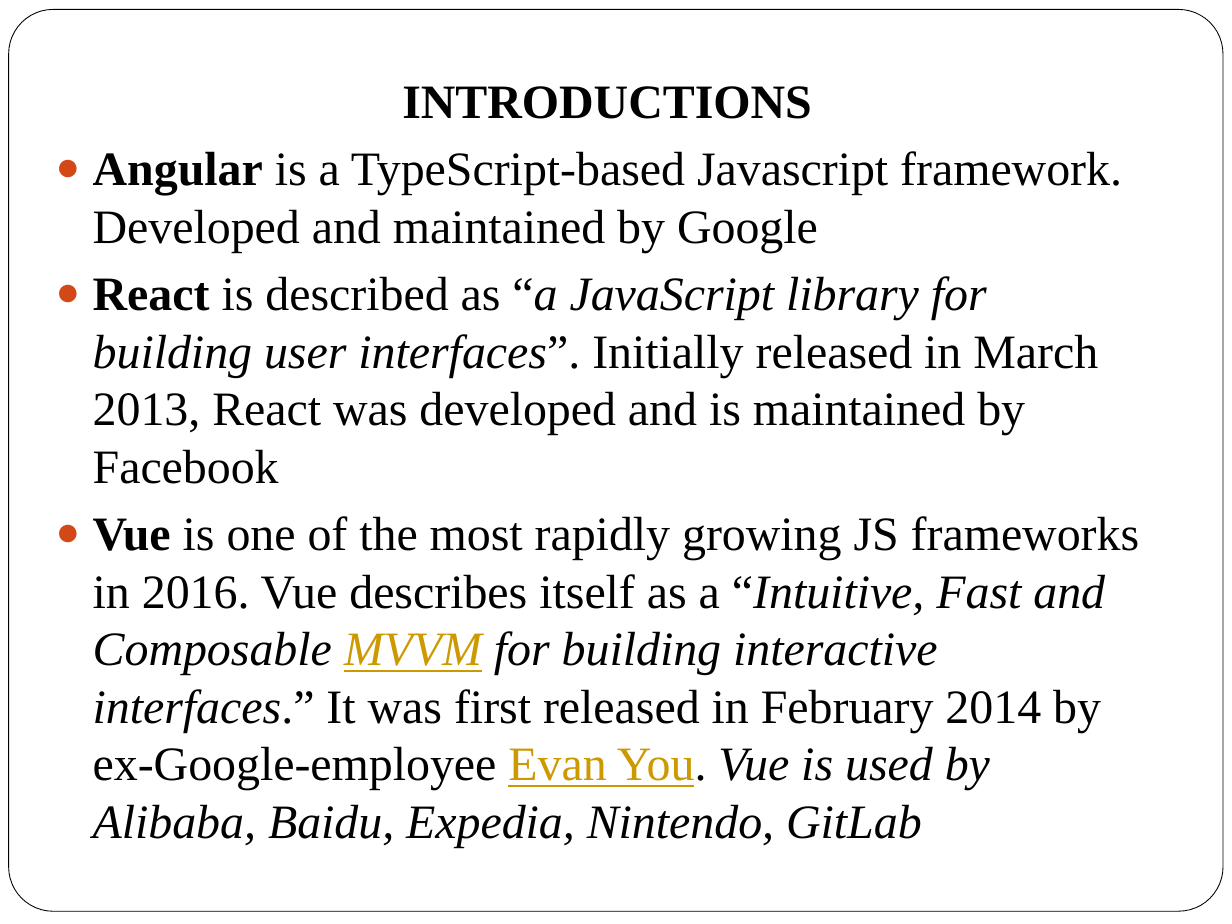
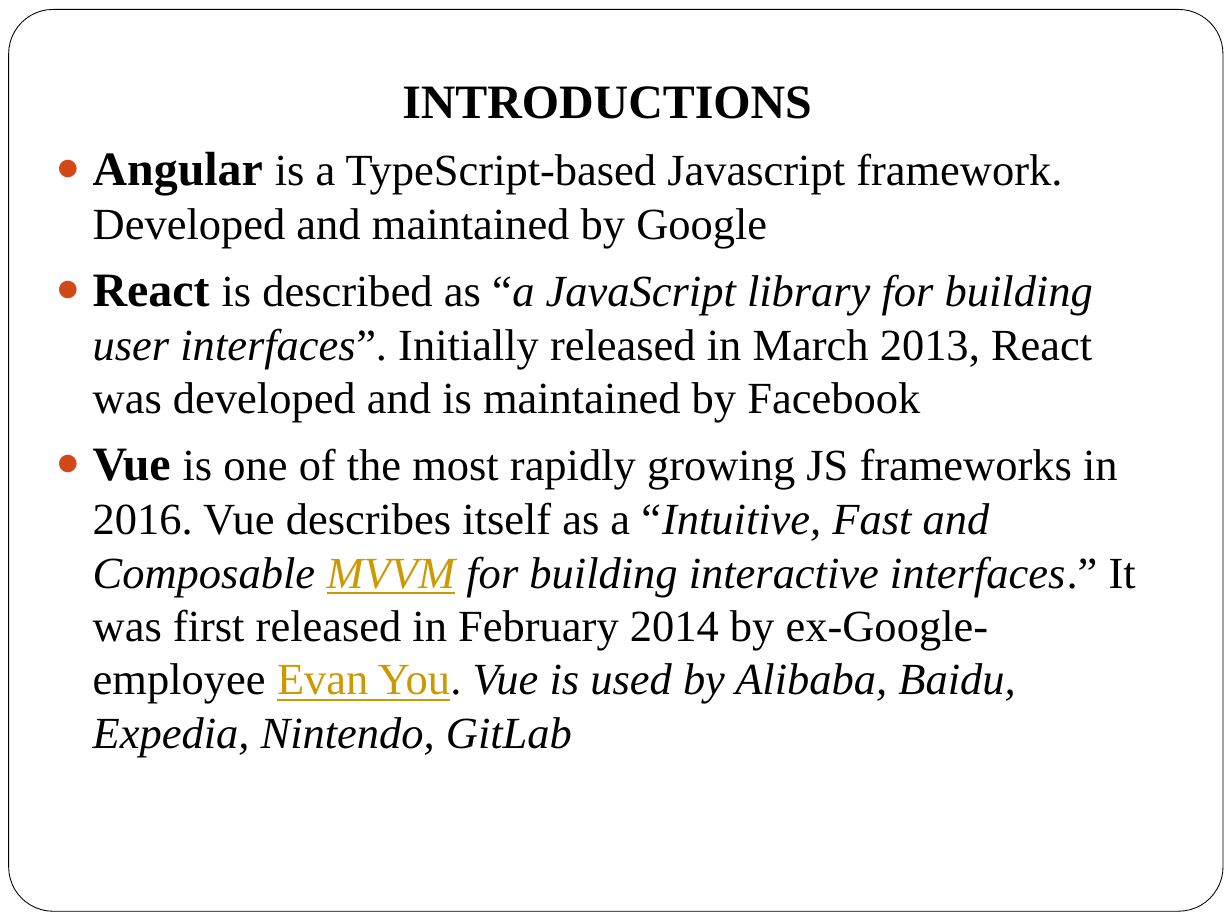
Before and after one commit to voquocduoc/compare-vue-react-angular, a slide deck: slide 3 of Slide.pptx. Drawn at 1232x924 pixels with LibreOffice and Linux fonts; fonts in the diff are those of the drawing. Boxes give left, top, right and bottom in pixels: in the first picture for what was removed or moved away, otherwise in the second. Text is boxed around its words. In the diff, an @@ line names an element or a change of style, - is before the commit and + after.

```diff
--- a/Slide.pptx
+++ b/Slide.pptx
@@ text at bbox=[93, 151, 1136, 757]: size 28 to 26 pt @@
```
Also in this commit, not shown: 5 other slides changed.
